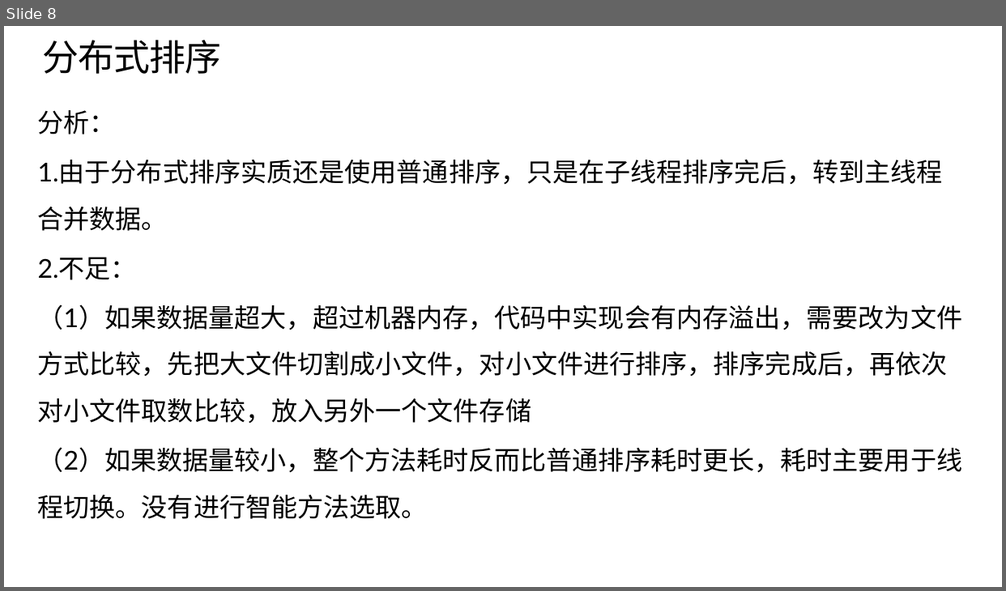
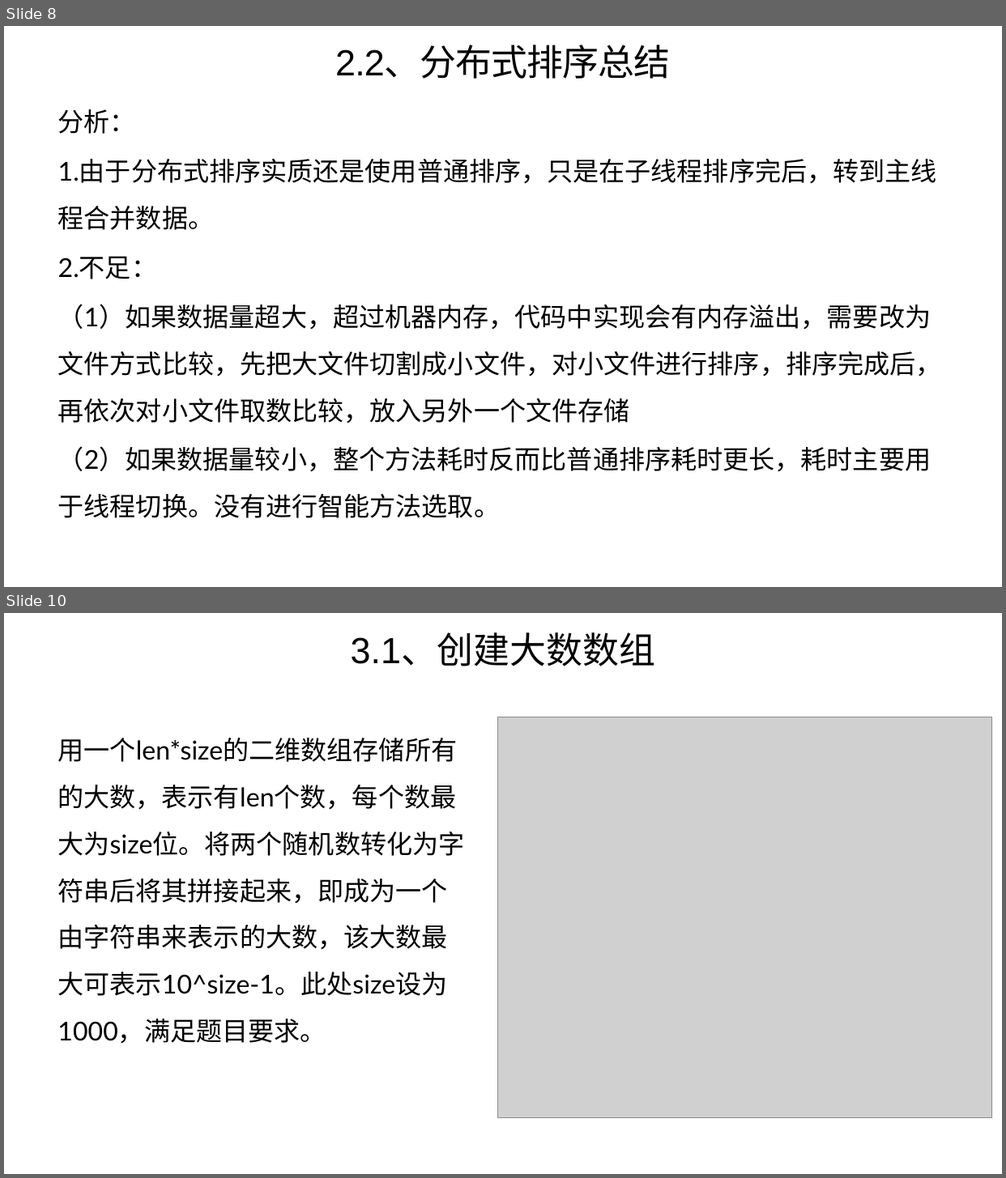
Before and after one commit to wanggy820/algorithm, a slide deck: 答辩报告.pptx. Shown one above the other, each under a label of ours: slide 8 before the commit, slides 8 and 10 after it; the slides between them are not shown. The pictures are 1006x591 and 1006x1178 pixels, drawn with LibreOffice and Linux fonts; fonts in the diff are those of the drawing; grey boxes stand for pictures. Boxes give left, top, right and bottom in pixels: in the first picture for what was removed or moved away, otherwise in the second. Text is boxed around its words. In the diff, an @@ line names an element or a change of style, - is before the commit and + after.

```diff
--- a/答辩报告.pptx
+++ b/答辩报告.pptx
@@ slide 10 added at (4, 613, 1002, 1174), background #FFFFFF @@
@@ title added at (351, 635, 655, 666), 70 pt, text #000000 @@
+3.1、创建大数数组
@@ picture added at (497, 717, 991, 1118) @@
@@ text added at (57, 738, 464, 1044), 50 pt, text #000000 @@
+用一个len*size的二维数组存储所有的大数，表示有len个数，每个数最大为size位。将两个随机数转化为字符串后将其拼接起来，即成为一个由字符串来表示的大数，该大数最大可表示10^size-1。此处size设为1000，满足题目要求。
@@ slide 8 changed as well @@
@@ title at (335, 46, 671, 79): text changed @@
-分布式排序
+2.2、分布式排序总结
@@ text "分析：" rewrapped from (38, 110, 963, 519) to (58, 109, 942, 518) @@
```
Also in this commit, not shown: 7 other slides changed, 7 other slides added, 1 other file.
